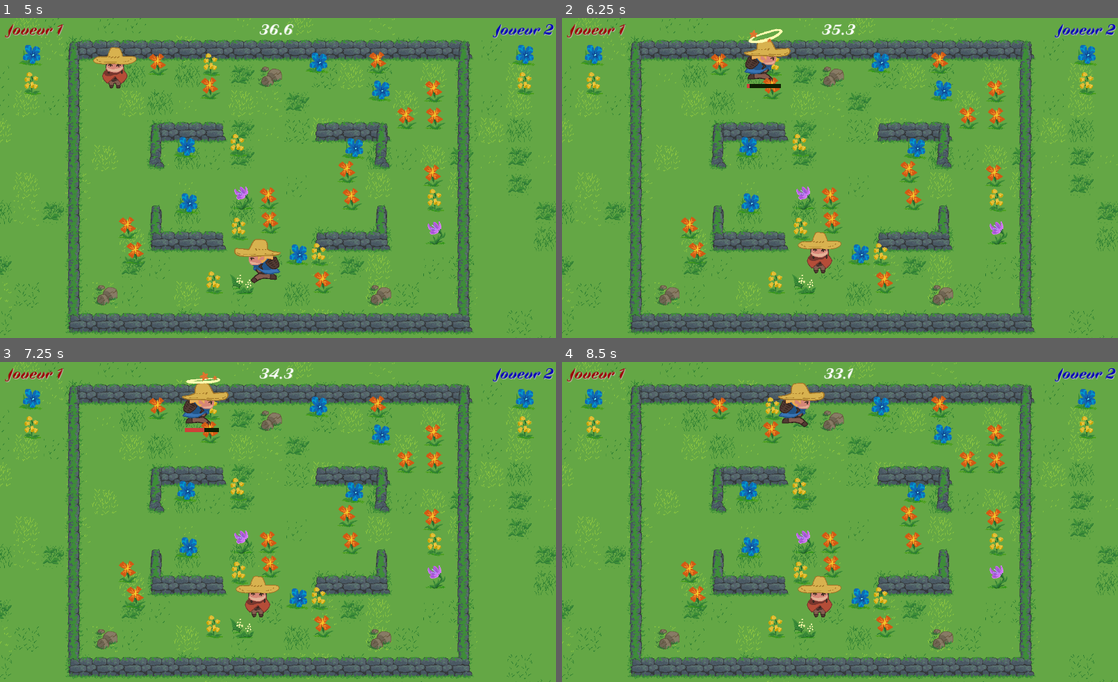
Above: before the commit, frames 1-4 (two rows, left to right).
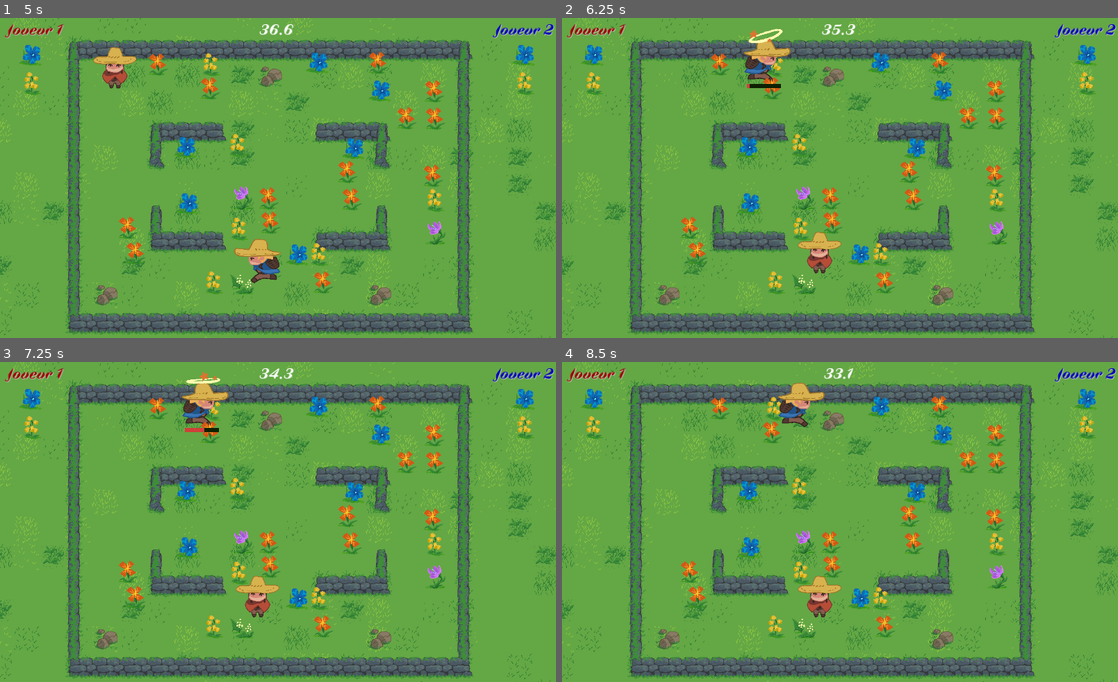
Above: after the commit, the same moments.

Repository: FablabMurat/2025GameJamCantal-1
Game: Godot game, scene res://root.tscn
Two runs of this game, one before a commit and one after it. Both use one fixed random seed, a clock stepped at 60 frames per second and the inputs below.
Inputs:
- Up to frame 1 (5 s): click "Start !" at 0.5 s; tap Enter (ui_accept) at 1.25, 1.52, 2.27, 2.75, 3.77, 4.52 s; hold Right (ui_right) 1.28-2.78 s; hold Left (ui_left) from 2.78 s (still down)
- Up to frame 2 (6.25 s): release Left (ui_left) at 5.03 s; hold Right (ui_right) from 5.03 s (still down); tap Enter (ui_accept) at 5.27 s
- Up to frame 3 (7.25 s): keep holding Right (ui_right); tap Enter (ui_accept) at 6.77 s
- Up to frame 4 (8.5 s): keep holding Right (ui_right); tap Enter (ui_accept) at 7.52, 8.27 s

Frame 1 is identical in both runs. In frame 2, less than 0.1% of the frame differs, in the area x 36-40%, y 12-19%; in frame 3, less than 0.1%; in frame 4, 0.1%, in the area x 36-40%, y 10-19%.

Commit message:
fleur qui bougent on body entered

Diff:
--- a/plante.gd
+++ b/plante.gd
@@ -21,6 +21,8 @@
 @export var stun_duration : float = 2
 @export var speed_boost_duration : float = 2
 @export_range(0, 1, 0.05) var speed_boost_strength : float = 0.5
+var is_being_picked : bool = false
+var foufouille : float #animation on cueillette
 
 signal attrape(perso,plante)
 signal swapPosition()
@@ -60,11 +62,19 @@
 		elif growdirection < 0 and self.scale.x < visiblelimit :
 			self.queue_free()
 
+	# la fleur bouge lorsqu'on la pickup
+	if is_being_picked:
+		$Sprite2D.rotation = sin(foufouille) * 0.3
+		foufouille += 0.1
+	else:
+		$Sprite2D.rotation = lerp($Sprite2D.rotation, 0.0, 0.1) #sinon back to rotation 0
+
 func _on_body_entered(body: Node2D) -> void:
 	if body.is_in_group("perso") :
 		# La fleur est ramassée par le perso
 		var perso = body as Perso
 		effetspecial(perso)
+		is_being_picked = true # POUR DEBUG CAR CUEILLIR FAIT DISPARAITRE LA FLEUR AVANT LA FIN DU CAST
 
 func cueillir(body):
 	#if body.is_in_group("perso") :
@@ -72,6 +82,7 @@
 		var perso = body as Perso
 		attrape.emit(perso, self)
 		effetspecial(perso)
+		is_being_picked = true #si le joueur bouge le cast doit s'interrompre
 
 func effetspecial(surperso):
 		if effectsuspended: return
@@ -94,3 +105,4 @@
 func _on_body_exited(body: Node2D) -> void:
 	pickable = false
 	pass # Replace with function body.
+	is_being_picked = false
